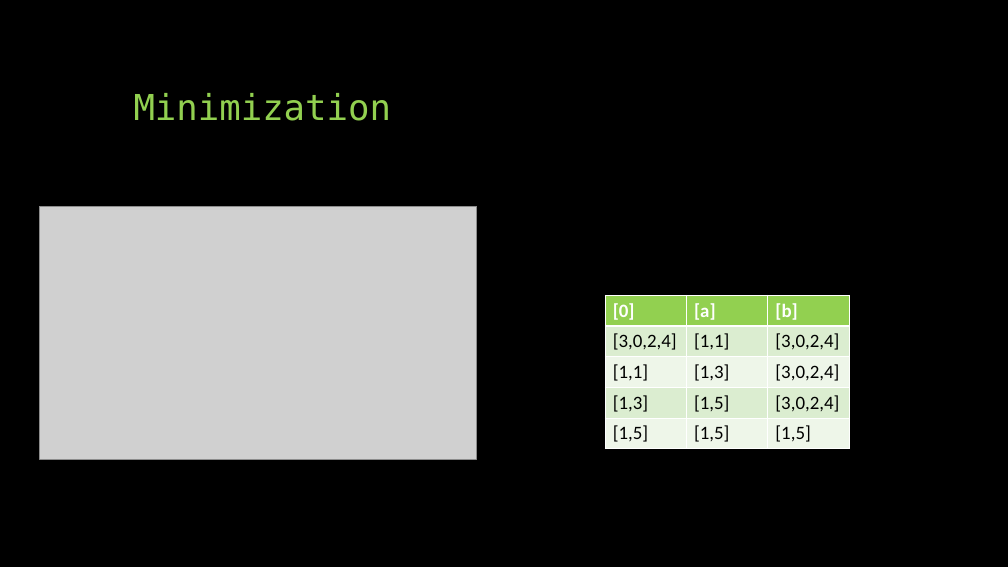
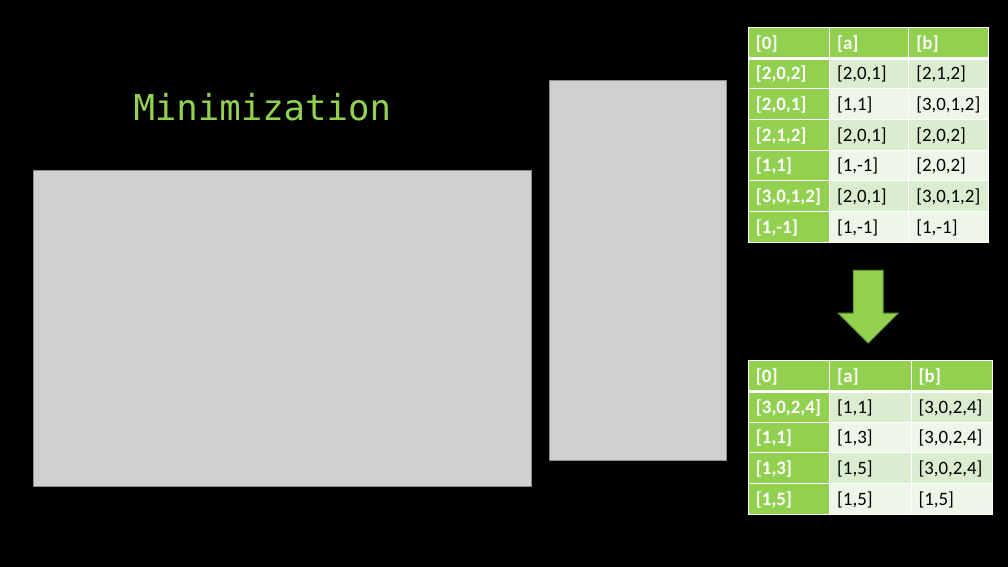
Before and after one commit to Vectypus/Finite-automata, a slide deck: slide 7 of Presentation.pptx (slide 5 before the commit). Drawn at 1008x567 pixels with LibreOffice and Linux fonts; fonts in the diff are those of the drawing; grey boxes stand for pictures. Boxes give left, top, right and bottom in pixels: in the first picture for what was removed or moved away, otherwise in the second. Text is boxed around its words. In the diff, an @@ line names an element or a change of style, - is before the commit and + after.

Commit message:
Finished 1st version of the presentation

```diff
--- a/Presentation.pptx
+++ b/Presentation.pptx
@@ table added at box(749, 27, 988, 242), 7 rows, 3 columns @@
+[0] | [a] | [b]
+[2,0,2] | [2,0,1] | [2,1,2]
+[2,0,1] | [1,1] | [3,0,1,2]
+[2,1,2] | [2,0,1] | [2,0,2]
+[1,1] | [1,-1] | [2,0,2]
+[3,0,1,2] | [2,0,1] | [3,0,1,2]
+[1,-1] | [1,-1] | [1,-1]
@@ picture added at box(550, 80, 727, 461) @@
@@ picture: place and size @@
-picture at box(39, 206, 476, 460)
+picture at box(34, 170, 532, 485)
@@ down arrow added at box(839, 271, 898, 343), fill #92D050, outline #6C9A3B 1 pt @@
@@ table at box(749, 361, 994, 513) @@
@@ fill #DCEED0 to #92D050 in 2 cells @@
@@ fill #EEF7E9 to #92D050 in 2 cells @@
@@ text colour #000000 to #FFFFFF, bold on in "[3,0,2,4]", "[1,1]", "[1,3]", "[1,5]" @@
@@ table: place and size @@
-table at box(606, 296, 851, 448)
+table at box(749, 361, 994, 513)
```
Also in this commit, not shown: 3 other slides changed, 3 slides added, 5 slides removed, 1 other file.
